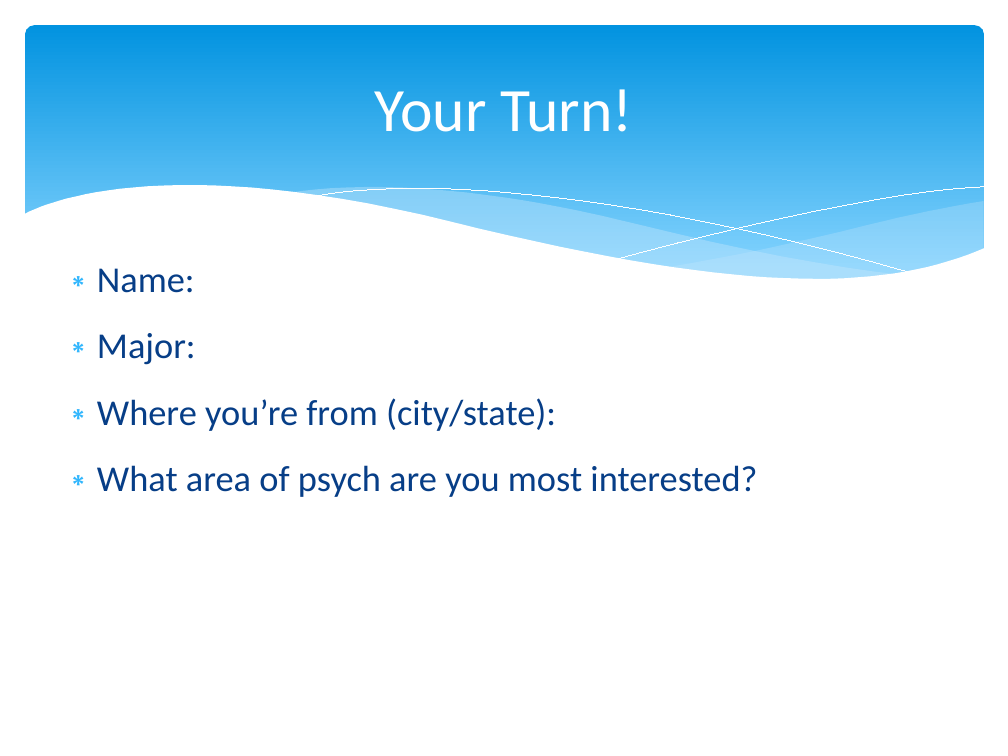
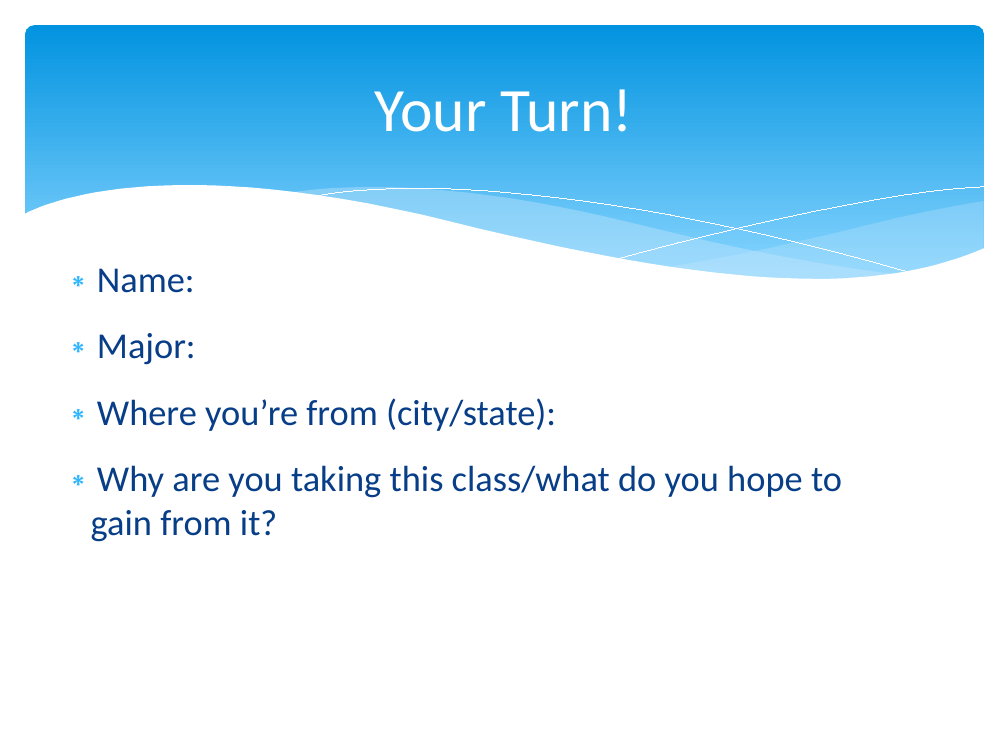
Before and after one commit to npm27/Teaching-Materials, a slide deck: slide 8 of Social Psych/Slides/0 First Day Info.pptx (slide 11 before the commit). Drawn at 1008x756 pixels with LibreOffice and Linux fonts; fonts in the diff are those of the drawing. Boxes give left, top, right and bottom in pixels: in the first picture for what was removed or moved away, otherwise in the second. Text is boxed around its words. In the diff, an @@ line names an element or a change of style, - is before the commit and + after.

```diff
--- a/Social Psych/Slides/0 First Day Info.pptx
+++ b/Social Psych/Slides/0 First Day Info.pptx
@@ text at box(91, 465, 842, 542): text changed @@
-∗ What area of psych are you most interested?
+∗ Why are you taking this class/what do you hope to gain from it?
```
Also in this commit, not shown: 4 other slides changed, 3 slides removed, 29 other files.
